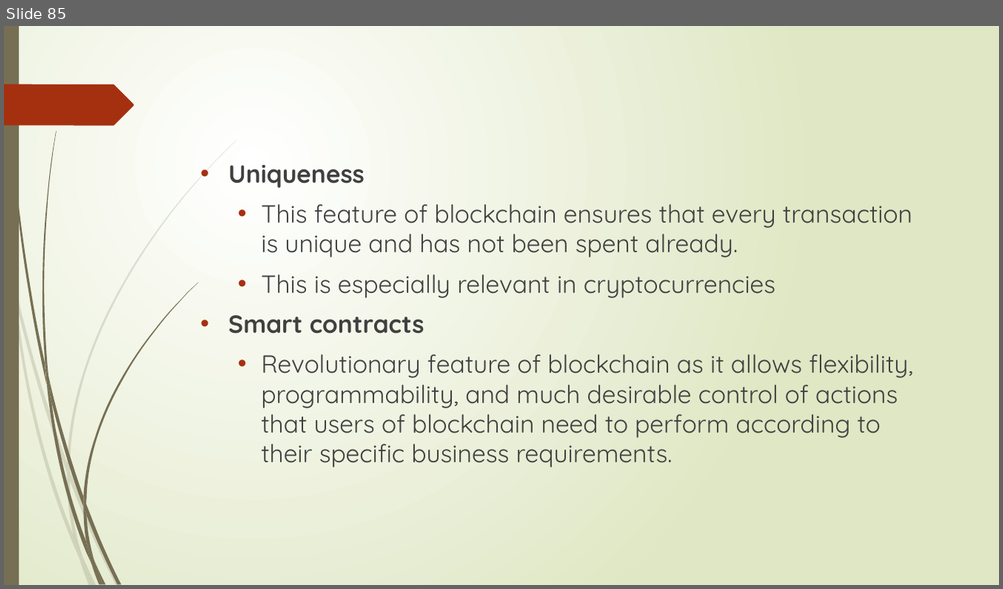
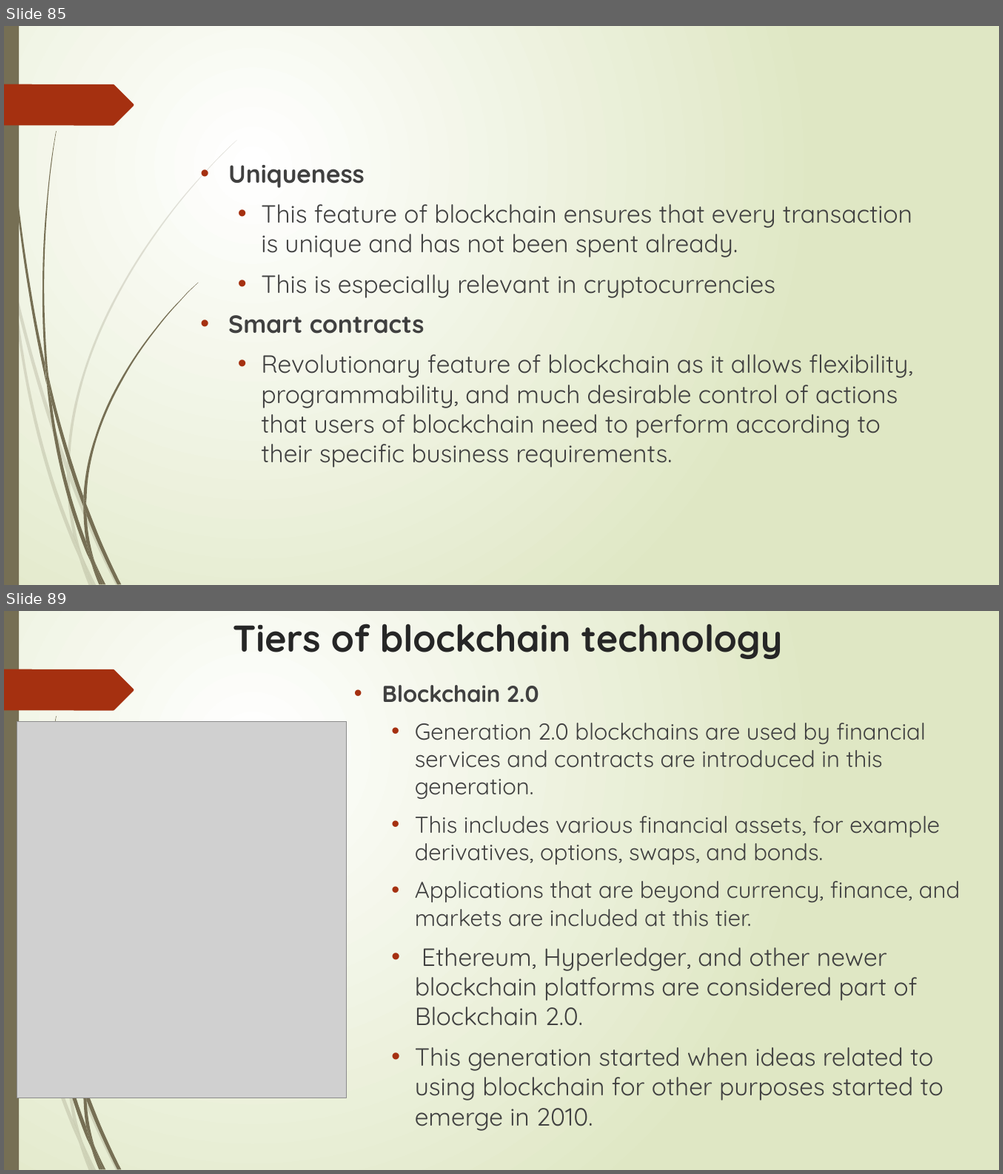
Before and after one commit to sarangparikh22/nmit-blockchain, a slide deck: Distributed Systems 101/Unit1_ppt.pptx. Shown one above the other, each under a label of ours: slide 85 before the commit, slides 85 and 89 after it; the slides between them are not shown. The pictures are 1003x589 and 1003x1174 pixels, drawn with LibreOffice and Linux fonts; fonts in the diff are those of the drawing; grey boxes stand for pictures. Boxes give left, top, right and bottom in pixels: in the first picture for what was removed or moved away, otherwise in the second. Text is boxed around its words. In the diff, an @@ line names an element or a change of style, - is before the commit and + after.

Commit message:
Blockchain Introduction

```diff
--- a/Distributed Systems 101/Unit1_ppt.pptx
+++ b/Distributed Systems 101/Unit1_ppt.pptx
@@ slide 89 added at (4, 611, 999, 1170), background gradient #FFFFFF to #DFE8C4; not listed: 19 template elements that a slide beside it also shows @@
@@ title added at (233, 624, 782, 659), 36 pt, text #262626, bold @@
+Tiers of blockchain technology
@@ text added at (382, 685, 959, 1131), 22.2 pt, text #404040 @@
+• Blockchain 2.0
+  • Generation 2.0 blockchains are used by financial services and contracts are introduced in this generation.
+  • This includes various financial assets, for example derivatives, options, swaps, and bonds.
+  • Applications that are beyond currency, finance, and markets are included at this tier.
+  • Ethereum, Hyperledger, and other newer blockchain platforms are considered part of Blockchain 2.0.
+  • This generation started when ideas related to using blockchain for other purposes started to emerge in 2010.
@@ picture added at (17, 721, 347, 1098) @@
```
Also in this commit, not shown: 2 slides changed, 29 other slides added.
